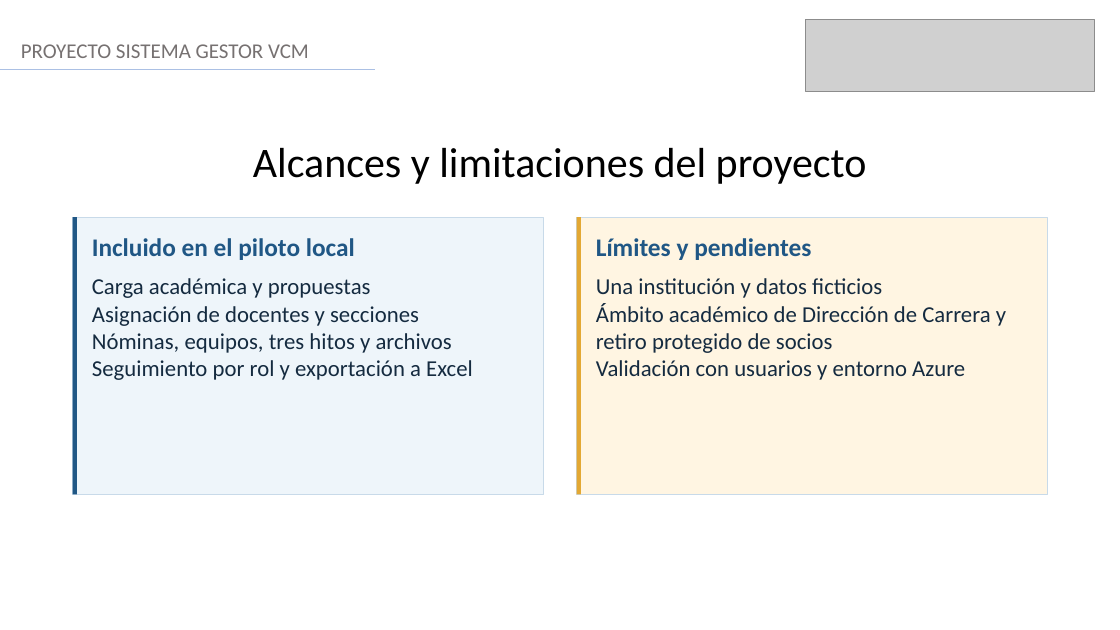
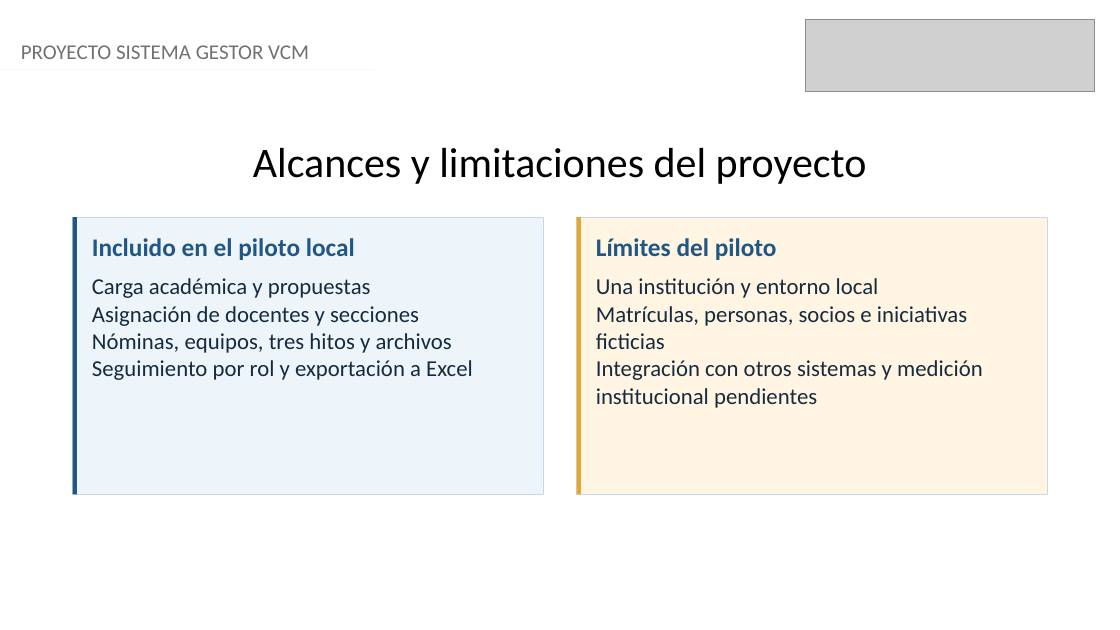
Before and after one commit to chiolinski/APT122-Sistema-Gestor-VCM, a slide deck: slide 5 of Fase 2/Evidencias Grupales/APT122_Presentacion_Final_Proyecto_VCM.pptx. Drawn at 1120x630 pixels with LibreOffice and Linux fonts; fonts in the diff are those of the drawing; grey boxes stand for pictures. Boxes give left, top, right and bottom in pixels: in the first picture for what was removed or moved away, otherwise in the second. Text is boxed around its words. In the diff, an @@ line names an element or a change of style, - is before the commit and + after.

```diff
--- a/Fase 2/Evidencias Grupales/APT122_Presentacion_Final_Proyecto_VCM.pptx
+++ b/Fase 2/Evidencias Grupales/APT122_Presentacion_Final_Proyecto_VCM.pptx
@@ text "PROYECTO SISTEMA GESTOR VCM" at (21, 45, 309, 59): text colour #767171 to #757070 @@
@@ line (0, 70) - (376, 70): stroke #ABC0E4 1.25 pt to #F5F7FC 1.25 pt @@
@@ text at (596, 238, 777, 260): text changed @@
-Límites y pendientes
+Límites del piloto
@@ text at (596, 278, 983, 408): text changed @@
-Una institución y datos ficticios
-Ámbito académico de Dirección de Carrera y retiro protegido de socios
-Validación con usuarios y entorno Azure
+Una institución y entorno local
+Matrículas, personas, socios e iniciativas ficticias
+Integración con otros sistemas y medición institucional pendientes
```
Also in this commit, not shown: 7 other slides changed, 9 slides added, 8 slides removed.
